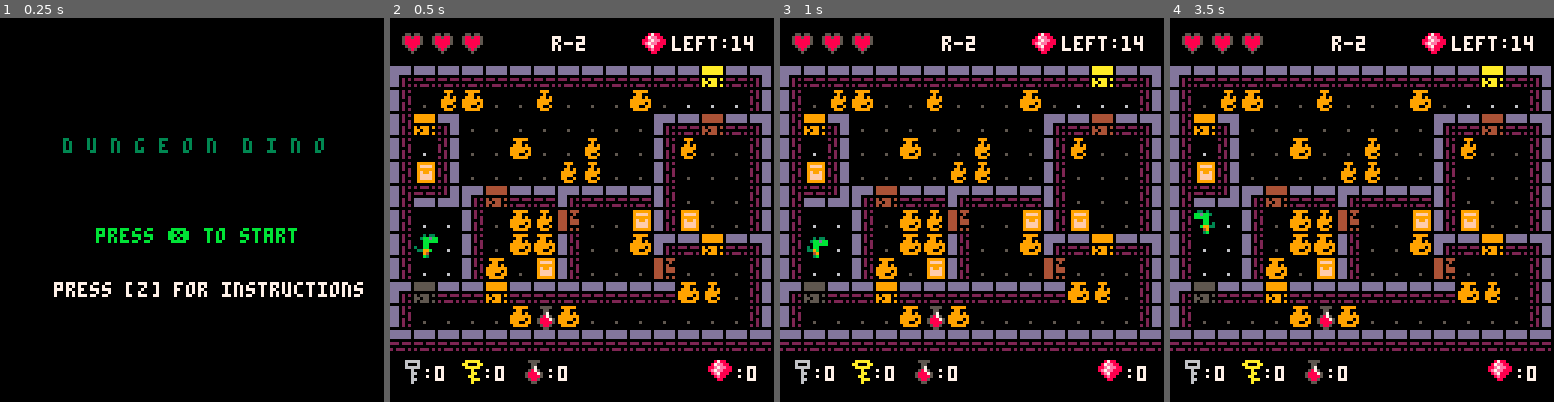
Above: before the commit, frames 1-4 (left to right).
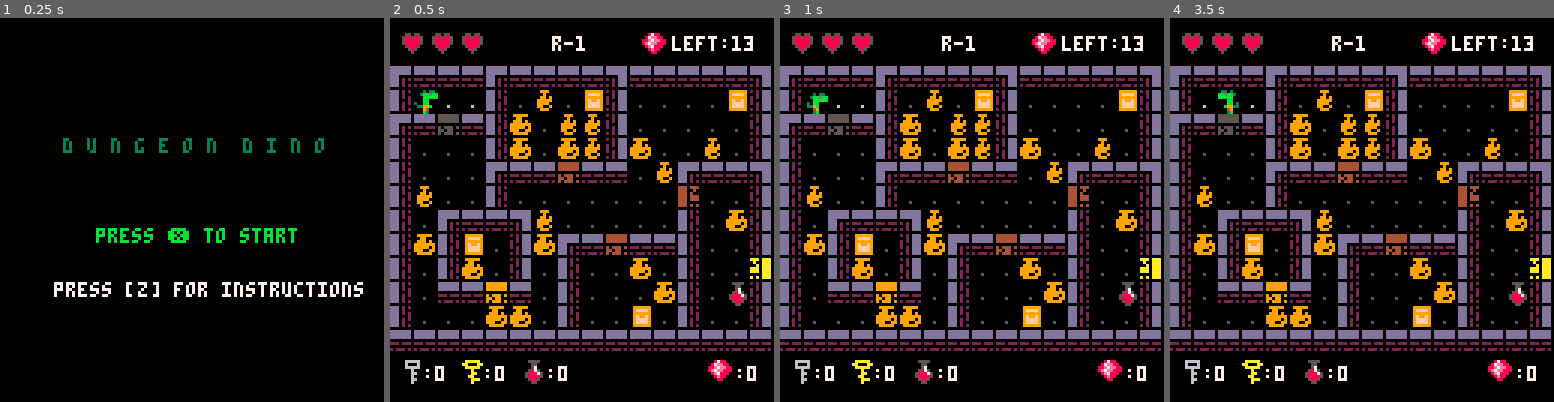
Above: after the commit, the same moments.

Repository: robotspacefish/dungeon_dino
Game: PICO-8 cartridge dungeon_dino.p8
Same seed, same stepped clock (60 frames per second), same inputs: the game is played once before the commit and once after it.
Inputs:
- Up to frame 1 (0.25 s): no input
- Up to frame 2 (0.5 s): tap X (X key) at 0.33 s
- Up to frame 3 (1 s): tap O (Z key) at 0.7 s
- Up to frame 4 (3.5 s): tap X (X key) at 1.07, 1.85, 2.97 s; hold Right 1.6-2.1 s; tap O (Z key) every 0.4 s from 1.7 to 3.3 s; hold Up 2.15-2.42 s; hold Right 2.47-3.03 s; hold Left from 3.08 s (still down)

Frame 1 is identical in both runs. In frame 2, 22% of the frame differs, in the area x 2-100%, y 4-82%; in frame 3, 22%; in frame 4, 22%.

Commit message:
delete locked doors and chest locations from create room
since each room created stores the original layout now, I no longer need to store these locations

Diff:
--- a/dungeon_dino.p8
+++ b/dungeon_dino.p8
@@ -32,7 +32,7 @@
 	create_dungeon_layout()
 	--set first room
 	-- current_room=create_current_room(rooms[1])
-	current_room=create_current_room(rooms[2])
+	current_room=create_current_room(rooms[1])
 	--initialize player with starting tile position
 	setup_room(current_room)
 	player=create_player(current_room.start_x,current_room.start_y)
@@ -139,7 +139,7 @@
 
 				--check vase for bomb
 				if (obj.has_bomb) player.health-=1
-
+				if (player.health==0) mode="game_over"
 				--check vase for gem
 				if (obj.has_gem) then
 					player.gems+=1
@@ -275,10 +275,8 @@
 --x,y,sx,sy,n,mh,mb,ch,lds
 function create_dungeon_layout()
 	--todo create more rooms efficiently
-	create_room(0,0,1,3,1,1,5,
-													{{x=3,y=9},{x=8,y=3},{x=14,y=3},{x=10,y=12}},
-													{{x=7,y=6},{x=9,y=9},{x=12,y=7}})
-	create_room(16,0,17,9,2,1,3) --todo add chest & doors
+	create_room(0,0,1,3,1,1,5)
+	create_room(16,0,17,9,2,1,3)
 	create_room(32,0,33,3,3,2,4)
 
 end
@@ -350,8 +348,6 @@
 		number=n,
 		max_heal=mh,
 		max_bombs=mb,
-		chests=ch,
-		locked_doors=lds,
 		empty_tiles={},
 		layout={}
 	}
@@ -904,7 +900,7 @@
 d1c0c0c0e4d3d3ddd3d3c0c0e4d3d3e3d171d2c0c0c0c0c0c0c0c0d1c0c0c0d2d1c0c0c0c0c0c0c0c0c0c0c0c0c0c0d20000000000000000000000000000000000000000000000000000000000000000000000000000000000000000000000000000000000000000000000000000000000000000000000000000000000000000
 d1c0c0c0d1c0c0c0c0c0c0c0fdc0c0d2d1c3e2e4ddd3d3e4d3d3d3d1c0c0c0d2d1c0c0c0c0c0c0c0c0c0c0c0c0c0c0d2000000000000e000000000000000000000000000000000000000000000000000000000000000000000000000000000000000000000000000000000000000000000000000000000000000000000000000
 d1c0e4d3d3e3c0c0c0c0c0c0d1c0c0d2d1d0d0d1c0c0c0fdc0c071d171c0c0d2d1c0c0c0c0c0c0c0c0c0c0c0c0c0c0d200000000000000e0e0e0e0e0e000000000000000000000000000000000000000000000000000000000000000000000000000000000000000000000000000000000000000000000000000000000000000
-d1c0d171c0d2c0e4d3ddd3d3d1c0c0d2d1d0d0d1c0c0c0d1c0c0c0e4d3ded3e3d1c0c0c0c0c0c0c0c0c0c0c0c0c0c0d20000000000000000000000e0e000000000000000000000000000000000000000000000000000000000000000000000000000000000000000000000000000000000000000000000000000000000000000
+d1c0d171c0d2c0e4d3ddd3d3d1c0c0d2d1d0d0d1c0c0c0d1c0c0c0e4d3ddd3e3d1c0c0c0c0c0c0c0c0c0c0c0c0c0c0d20000000000000000000000e0e000000000000000000000000000000000000000000000000000000000000000000000000000000000000000000000000000000000000000000000000000000000000000
 d1c0d1c0c0d2c0d1c0c0c0c0d1c0c0cfd1d0d0d1c0c071d1c0c0c0fdc0c0c0d2d1c0c0c0c0c0c0c0c0c0c0c0c0c0c0d20000000000000000000000000000000000000000000000000000000000000000000000000000000000000000000000000000000000000000000000000000000000000000000000000000000000000000
 d1c0d3d3ded3c0d1c0c0c0c0d1c0c0d2e4dcd3d3ded3d3d3d3d3d3d3c0c0c0d2d1c0c0c0c0c0c0c0c0c0c0c0c0c0c0d20000000000000000c90000000000000000000000000000000000000000000000000000000000000000000000000000000000000000000000000000000000000000000000000000000000000000000000
 d1c0c0c0c0c0c0d1c0c071c0d1c0c0d2d1c0c0c0c0c0c0c0c0c0c0c0c0c0c0d2d1c0c0c0c0c0c0c0c0c0c0c0c0c0c0d20000000000000000000000000000000000000000000000000000000000000000000000000000000000000000000000000000000000000000000000000000000000000000000000000000000000000000
